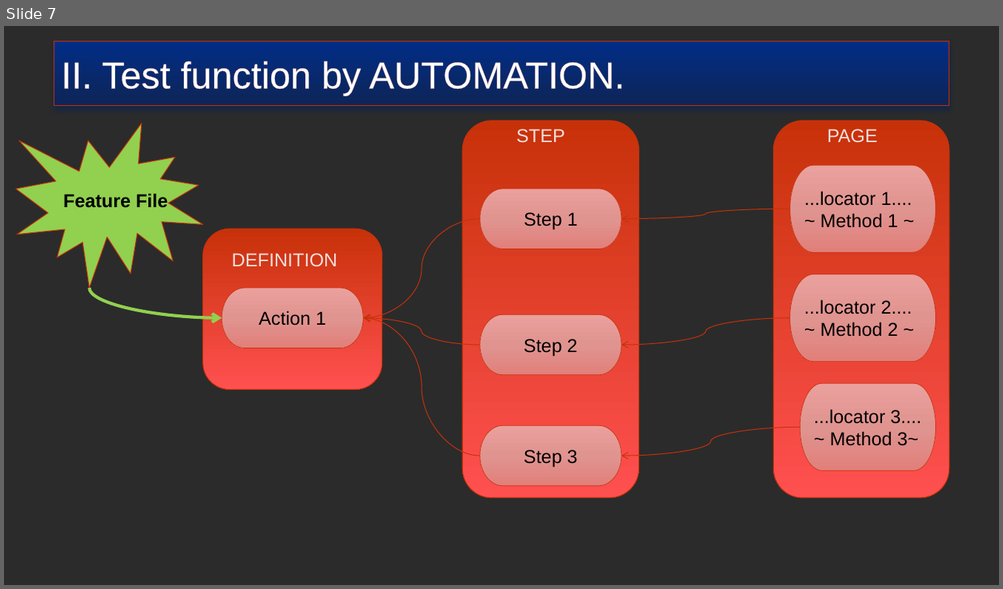
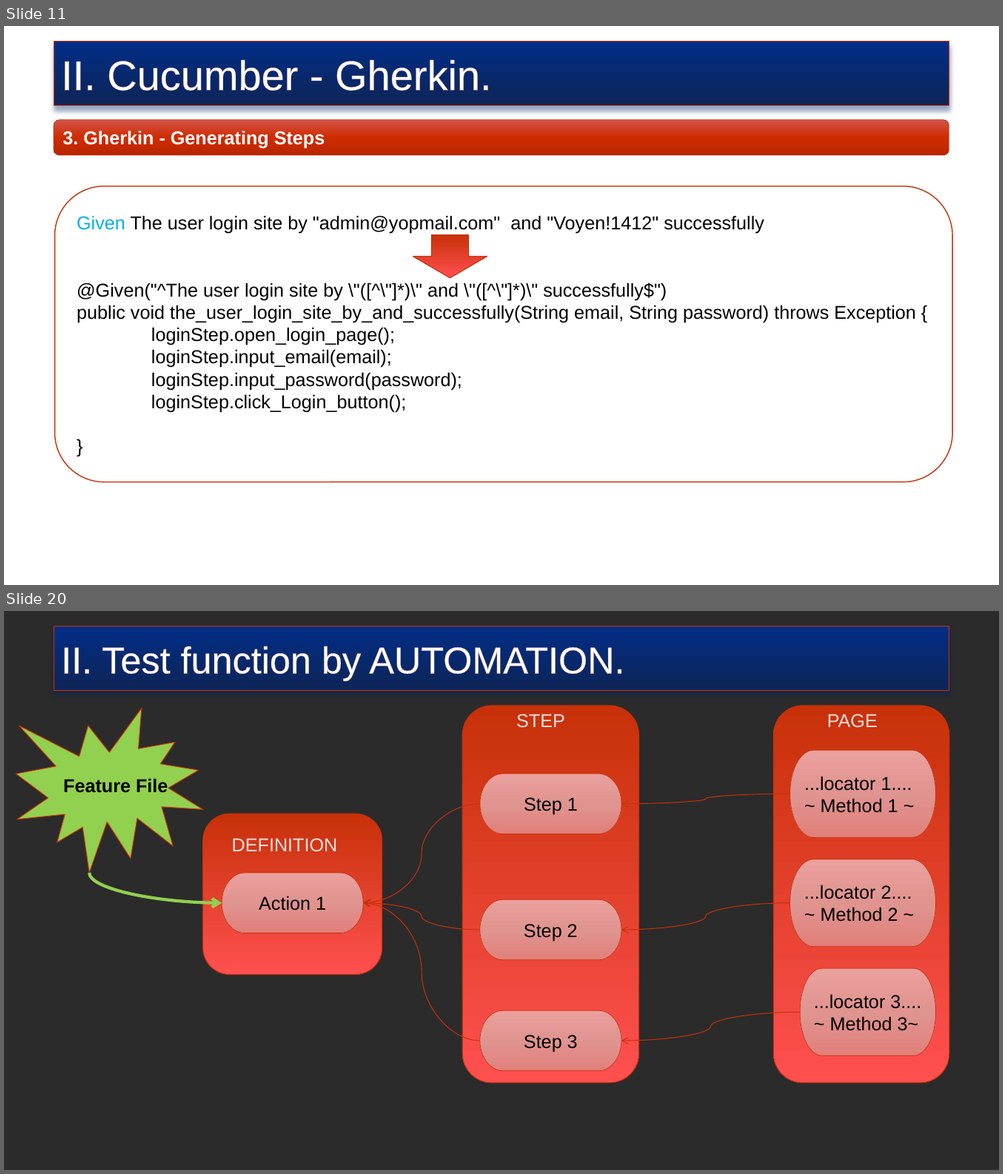
Before and after one commit to truyenkv/sharing, a slide deck: Sharing.pptx. Shown one above the other, each under a label of ours: slide 7 before the commit, slides 11 and 20 after it; the slides between them are not shown. The pictures are 1003x589 and 1003x1174 pixels, drawn with LibreOffice and Linux fonts; fonts in the diff are those of the drawing; background and template pictures are left out; a plain dark background stands for a picture behind light text. Boxes give left, top, right and bottom in pixels: in the first picture for what was removed or moved away, otherwise in the second. Text is boxed around its words. In the diff, an @@ line names an element or a change of style, - is before the commit and + after.

```diff
--- a/Sharing.pptx
+++ b/Sharing.pptx
@@ slide 11 added at (x1=4, y1=26, x2=999, y2=585), background picture (left out) @@
@@ rectangle added at (x1=54, y1=42, x2=949, y2=106), fill gradient #012D86 to #0E2557, outline #C73109 0.75 pt, 40 pt, text #FFFFFF @@
+II. Cucumber - Gherkin.
@@ rounded rectangle added at (x1=54, y1=120, x2=949, y2=155), fill gradient #D1554B to #D02C00 to #B92700, outline #C73109 0.5 pt, 18 pt, text #FFFFFF, bold @@
+3. Gherkin - Generating Steps
@@ rounded rectangle added at (x1=55, y1=187, x2=952, y2=483), fill #FFFFFF, outline #C73109 1 pt, 18 pt, text #000000 @@
+Given The user login site by "admin@yopmail.com" and "Voyen!1412" successfully
+@Given("^The user login site by \"([^\"]*)\" and \"([^\"]*)\" successfully$")
+public void the_user_login_site_by_and_successfully(String email, String password) throws Exception {
+loginStep.open_login_page();
+loginStep.input_email(email);
+loginStep.input_password(password);
+loginStep.click_Login_button();
+}
@@ down arrow added at (x1=413, y1=235, x2=486, y2=278), fill gradient #C73109 to #FF5050, outline #C73109 0.75 pt @@
@@ what was slide 7 is now slide 20 @@
```
Also in this commit, not shown: 5 slides changed, 14 other slides added, 1 slide removed.
